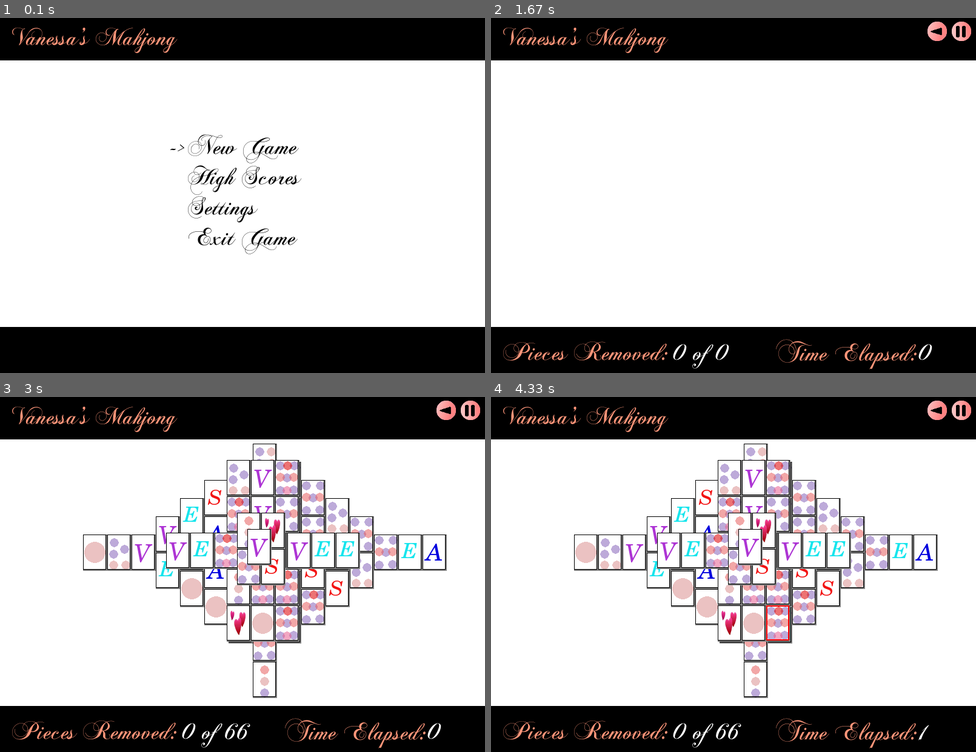
Above: before the commit, frames 1-4 (two rows, left to right).
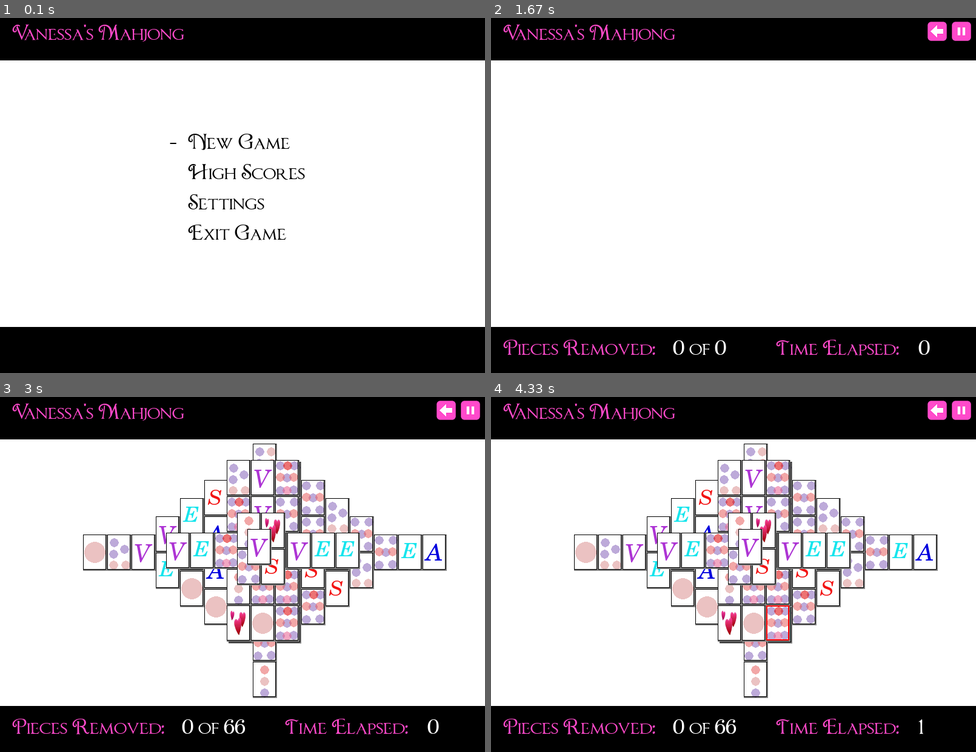
Above: after the commit, the same moments.

Repository: josephbleau/pygame-mahjong
Game: pygame game, started from run_game.py
Two runs of this game, one before a commit and one after it. Both use one fixed random seed, a clock stepped at 60 frames per second and the inputs below. The source is Python 2; it was converted automatically to run under Python 3.
Inputs (mouse positions are in pixels of both pictures, inside the frame that each line leads up to):
- Up to frame 1 (0.1 s): no input
- Up to frame 2 (1.67 s): click "New Game" at 0.38 s; press the mouse at (772, 248) at 0.7 s; move the mouse to (772, 174) at 0.8 s; release the mouse at (777, 99) at 0.93 s; press the mouse at (961, 32) at 1.03 s; move the mouse to (762, 106) at 1.13 s; release the mouse at (558, 184) at 1.27 s; press the mouse at (961, 32) at 1.37 s; move the mouse to (845, 135) at 1.47 s; release the mouse at (733, 238) at 1.6 s
- Up to frame 3 (3 s): press the mouse at (446, 411) at 1.7 s; move the mouse to (407, 421) at 1.8 s; release the mouse at (368, 436) at 1.93 s; press the mouse at (446, 411) at 2.03 s; move the mouse to (324, 432) at 2.13 s; release the mouse at (203, 453) at 2.27 s; press the mouse at (281, 539) at 2.37 s; move the mouse to (179, 595) at 2.47 s; release the mouse at (77, 656) at 2.6 s; press the mouse at (261, 514) at 2.7 s; move the mouse to (218, 595) at 2.8 s; release the mouse at (169, 677) at 2.93 s
- Up to frame 4 (4.33 s): press the mouse at (743, 549) at 3.37 s; move the mouse to (689, 517) at 3.47 s; release the mouse at (641, 485) at 3.6 s; press the mouse at (830, 588) at 3.7 s; move the mouse to (820, 546) at 3.8 s; release the mouse at (811, 507) at 3.93 s; press the mouse at (782, 624) at 4.03 s; move the mouse to (714, 656) at 4.13 s; release the mouse at (651, 688) at 4.27 s

The runs differ from the first frame. In frame 1, 2.8% of the frame differs, in the area x 2-63%, y 1-67%; in frame 2, 3.0%; in frame 3, 3.1%, in the area x 2-99%, y 1-99%; in frame 4, 3.1%.

Commit message:
changed visual appearance, tried adding menu noises.

Diff:
--- a/game.py
+++ b/game.py
@@ -88,7 +88,8 @@
     self.player_name = player_name                  # Current player's name
     self.resources = { 'pause' : pygame.image.load(os.path.abspath('res/icons/pause.png')), \
                        'back'  : pygame.image.load(os.path.abspath('res/icons/back.png')),  \
-                       'play'  : pygame.image.load(os.path.abspath('res/icons/play.png'))  }
+                       'play'  : pygame.image.load(os.path.abspath('res/icons/play.png')),
+                       'sfx_select' : pygame.mixer.Sound( os.path.abspath('res/sfx/select.wave'))  }
 
     # State-based render handling
     self.render_func = { 'playing'        : self.render_playing,         \
@@ -110,8 +111,8 @@
       #pygame.mixer.music.load('res/bg.mp3')
       #pygame.mixer.music.play(loops=-1)
 
-    self.fontpath = os.path.abspath('res/ChopinScript.otf')   # Standard font resource location
-    self.font = pygame.font.Font(self.fontpath, 42)           # Loaded standard font
+    self.fontpath = os.path.abspath('res/C_BOX.TTF')   # Standard font resource location
+    self.font = pygame.font.Font(self.fontpath, 30, bold=True)           # Loaded standard font
 
   def write_score(self):
     "Writes player score to file for the current level they just completed. "
@@ -184,6 +185,7 @@
       x,y = pygame.mouse.get_pos()
       for i in range(5):
         if is_in(x,y,(310, 200+42*i, 250, 42)):
+          self.resources['sfx_select'].play()
           self.m_selector = i
           if i == 0:
             self.state = 'level_select'
@@ -397,9 +399,9 @@
   def render_highscores(self, screen):
     pygame.draw.rect(screen,(0,0,0), (0,0,800,80))
     pygame.draw.rect(screen,(0,0,0), (0,520,800,80))
-    render_text(screen, self.font, "Vanessa's Mahjong", (20,20,300,300), color=(255,150,122))
-    render_text(screen, self.font, "Highscores...", (20,540,200,100), color=(255,150,122))
-    render_text(screen, self.font, "Arrow keys to cycle", (500,20,300,300), color=(255,150,122))
+    render_text(screen, self.font, "Vanessa's Mahjong", (20,20,300,300), color=(255,74,203))
+    render_text(screen, self.font, "Highscores...", (20,540,200,100), color=(255,74,203))
+    render_text(screen, self.font, "Arrow keys to cycle", (500,20,300,300), color=(255,74,203))
 
     if self.viewing_highscores_for:
       scorepath = os.path.abspath('levels/scores/' + self.viewing_highscores_for)
@@ -430,8 +432,8 @@
     screen.blit(rose,roserect)
     render_black_bars(screen)
 
-    render_text(screen, self.font,"Click for next level...", (450,540,200,100), color=(255,150,122))
-    render_text(screen, self.font,  str(self.score) + " seconds, sweet!", (20,20,300,300), color=(255,150,122))
+    render_text(screen, self.font,"Click for next level...", (450,540,200,100), color=(255,74,203))
+    render_text(screen, self.font,  str(self.score) + " seconds, sweet!", (20,20,300,300), color=(255,74,203))
 
   def render_playing(self,screen):
     render_black_bars(screen)
@@ -439,18 +441,18 @@
     # True if we're currently in the editor. Just changes the labels
     # drawn to the screen.
     if self.editor:
-      render_text(screen, self.font, "Level Editor", (20,20,300,300), color=(255,150,122))
-      render_text(screen, self.font, "S = save, U = undo", (500,20,300,300), color=(255,150,122))
-      render_text(screen, self.font, "Editing: " + self.filename, (20,520,200,100), color=(255,150,122))
+      render_text(screen, self.font, "Level Editor", (20,20,300,300), color=(255,74,203))
+      render_text(screen, self.font, "S = save, U = undo", (500,20,300,300), color=(255,74,203))
+      render_text(screen, self.font, "Editing: " + self.filename, (20,520,200,100), color=(255,74,203))
       render_text(screen, self.font, "Pieces Placed: " + str(len(self.tiles)), (20,560,200,100), color=(255,255,255,))
     else:
-      render_text(screen, self.font, "Vanessa's Mahjong", (20,20,300,300), color=(255,150,122))
-      render_text(screen, self.font, "Pieces Removed: ", (20,540,200,100), color=(255,150,122))
+      render_text(screen, self.font, "Vanessa's Mahjong", (20,20,300,300), color=(255,74,203))
+      render_text(screen, self.font, "Pieces Removed: ", (20,540,200,100), color=(255,74,203))
       render_text(screen, self.font, str(self.pieces_removed) + ' of ' + str(self.start_piece_count), (300,540,200,50), color=(255,255,255))
       screen.blit(self.resources['back'], (720, 16, 32, 32))
       if self.state == 'playing':
         screen.blit(self.resources['pause'], (760, 16, 32, 32))
-        render_text(screen, self.font, "Time Elapsed: ", (470, 540, 100,100), color=(255,150,122))
+        render_text(screen, self.font, "Time Elapsed: ", (470, 540, 100,100), color=(255,74,203))
         render_text(screen, self.font, str(int((pygame.time.get_ticks()  - self.time_started) / 1000)), \
                     (705, 540, 100,100), color=(255,255,255))
       elif self.state == 'paused':
@@ -467,17 +469,17 @@
   def render_menu(self, screen):
     pygame.draw.rect(screen,(0,0,0), (0,0,800,80))
     pygame.draw.rect(screen,(0,0,0), (0,520,800,80))
-    render_text(screen, self.font, "Vanessa's Mahjong", (20,20,300,300), color=(255,150,122))
+    render_text(screen, self.font, "Vanessa's Mahjong", (20,20,300,300), color=(255,74,203))
     render_text(screen, self.font, "New Game", (310, 200, 300, 300))
     render_text(screen, self.font, "High Scores", (310, 250, 300, 300))
     render_text(screen, self.font, "Settings", (310, 300, 300, 300))
     render_text(screen, self.font, "Exit Game", (310, 350, 300, 300))
-    render_text(screen, self.font, "->", (280, 200 + self.m_selector * 50, 300, 300))
+    render_text(screen, self.font, "-", (280, 200 + self.m_selector * 50, 300, 300))
 
   def render_level_select(self, screen):
     render_black_bars(screen)
-    render_text(screen, self.font, "Vanessa's Mahjong", (20,20,300,300), color=(255,150,122))
-    render_text(screen, self.font, "Select a level...", (20,540,200,100), color=(255,150,122))
+    render_text(screen, self.font, "Vanessa's Mahjong", (20,20,300,300), color=(255,74,203))
+    render_text(screen, self.font, "Select a level...", (20,540,200,100), color=(255,74,203))
     i = 0
     levels = os.listdir(os.path.abspath('levels/'))
     for level in levels:
@@ -488,9 +490,9 @@
       i += 1
     render_text(screen, self.font, "BACK", (310, 100, 300, 300))
     if self.m_selector == len(levels)-1:
-      render_text(screen, self.font, "->", (280, 100, 300, 300 ))
+      render_text(screen, self.font, "-", (280, 100, 300, 300 ))
     else:
-      render_text(screen, self.font, "->", (280, 200 + self.m_selector * 50, 300, 300 ))
+      render_text(screen, self.font, "-", (280, 200 + self.m_selector * 50, 300, 300 ))
 
   def render_paused(self,screen):
     self.render_playing(screen)
Binary file added: res/C_BOX.TTF
Binary file removed: res/ChopinScript.otf
Binary file changed: res/icons/back.png
Binary file changed: res/icons/pause.png
Binary file changed: res/icons/play.png
Not shown, changed: res/bg.mp3
Not shown, added: res/sfx/select.wav
